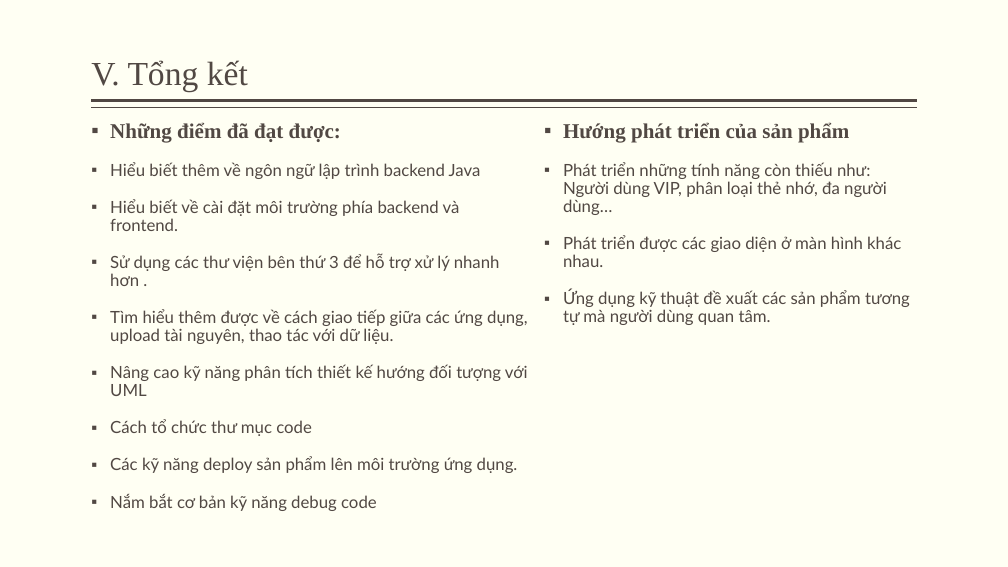
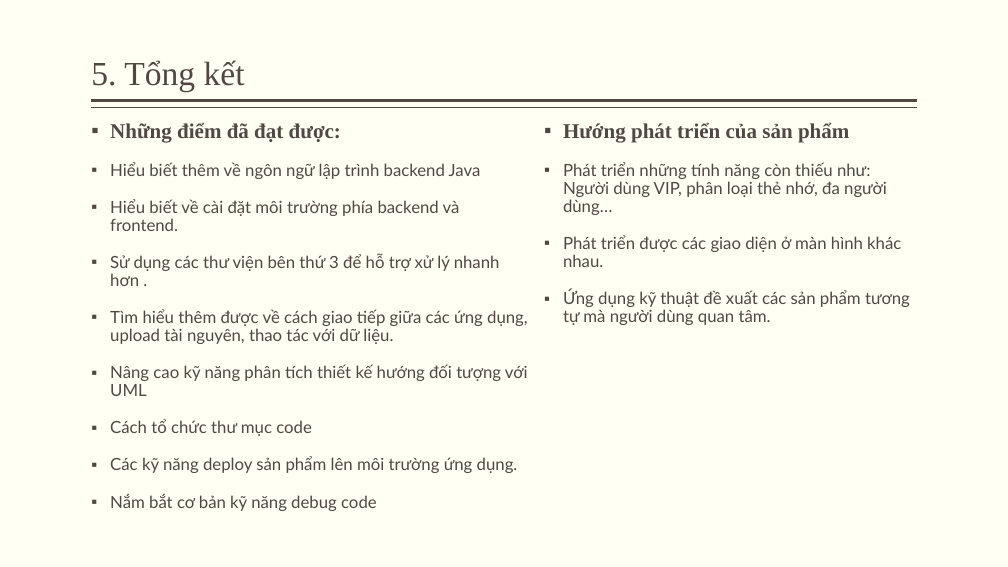
Before and after one commit to neekon2508/DATN, a slide deck: slide 19 of Document/bao-ao-do-an-tot-nghiep.pptx. Drawn at 1008x567 pixels with LibreOffice and Linux fonts; fonts in the diff are those of the drawing. Boxes give left, top, right and bottom in pixels: in the first picture for what was removed or moved away, otherwise in the second. Text is boxed around its words. In the diff, an @@ line names an element or a change of style, - is before the commit and + after.

```diff
--- a/Document/bao-ao-do-an-tot-nghiep.pptx
+++ b/Document/bao-ao-do-an-tot-nghiep.pptx
@@ title at <box>91,60,245,92</box>: text changed @@
-V. Tổng kết
+5. Tổng kết
```
Also in this commit, not shown: 15 other slides changed, 1 other file.
